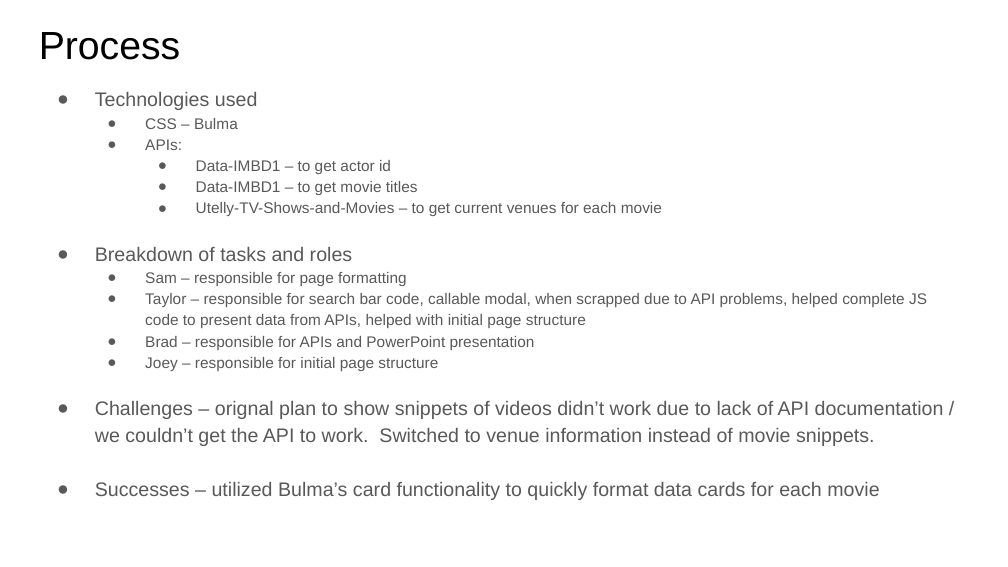
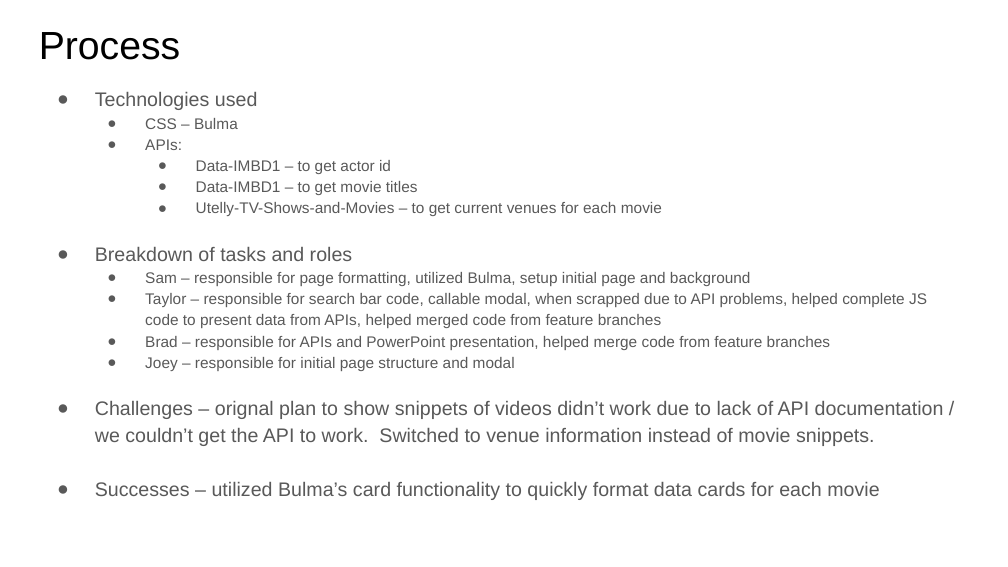
Before and after one commit to Samismail2010/Movie-finder-actor, a slide deck: slide 4 of Group_Project_1__Movie_Actor_Finder.pptx. Drawn at 1008x567 pixels with LibreOffice and Linux fonts; fonts in the diff are those of the drawing. Boxes give left, top, right and bottom in pixels: in the first picture for what was removed or moved away, otherwise in the second. Text is boxed around its words. In the diff, an @@ line names an element or a change of style, - is before the commit and + after.

```diff
--- a/Group_Project_1__Movie_Actor_Finder.pptx
+++ b/Group_Project_1__Movie_Actor_Finder.pptx
@@ text at [145,272,927,371]: text changed @@
-  ● Sam – responsible for page formatting
-  ● Taylor – responsible for search bar code, callable modal, when scrapped due to API problems, helped complete JS code to present data from APIs, helped with initial page structure
-  ● Brad – responsible for APIs and PowerPoint presentation
-  ● Joey – responsible for initial page structure
+  ● Sam – responsible for page formatting, utilized Bulma, setup initial page and background
+  ● Taylor – responsible for search bar code, callable modal, when scrapped due to API problems, helped complete JS code to present data from APIs, helped merged code from feature branches
+  ● Brad – responsible for APIs and PowerPoint presentation, helped merge code from feature branches
+  ● Joey – responsible for initial page structure and modal
```
Also in this commit, not shown: 1 other slide changed, 2 slides added, 2 other files.
